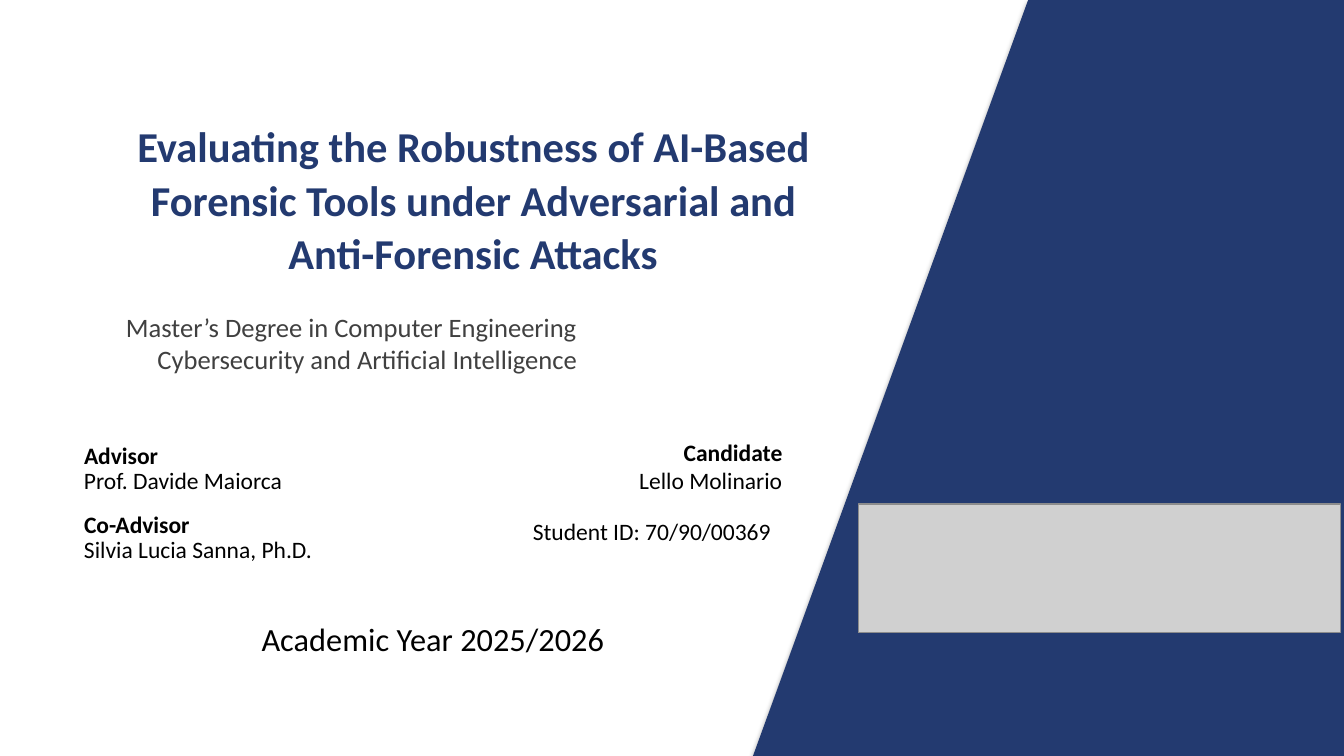
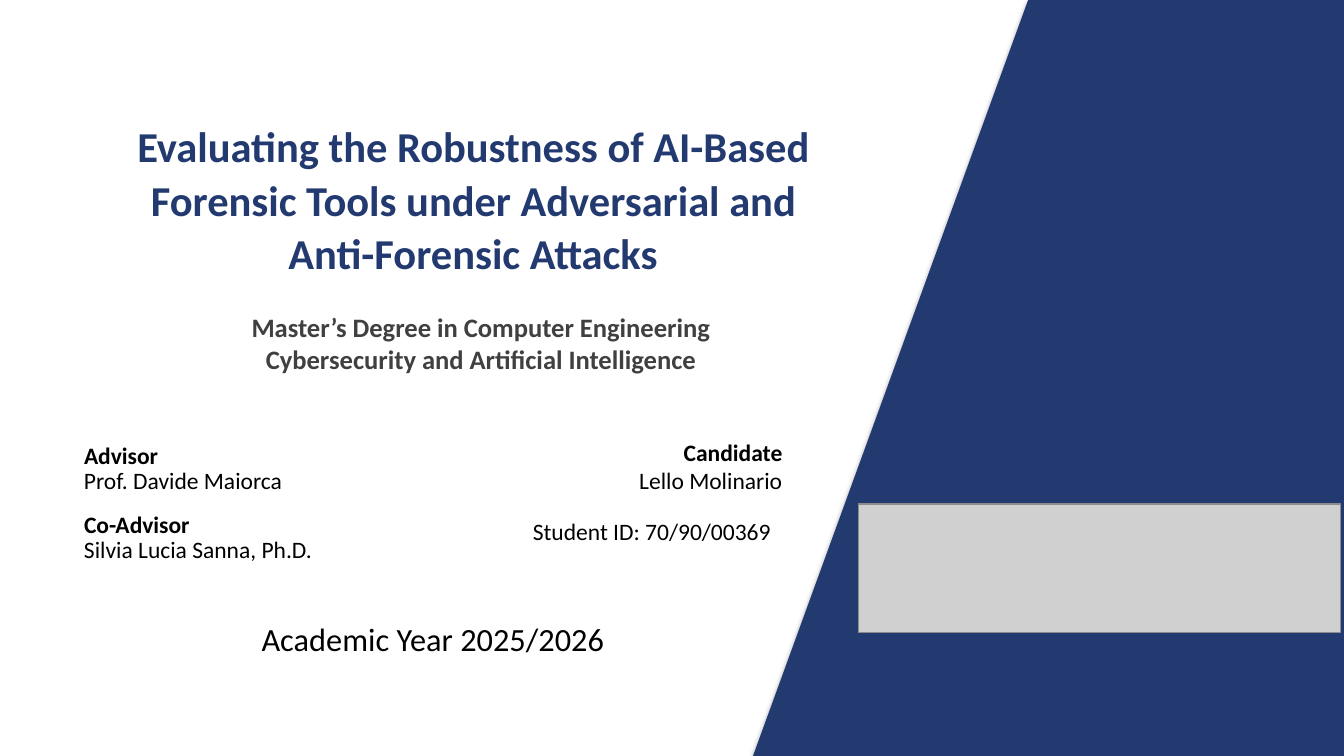
Before and after one commit to lmolinario/Molinario_Thesis_Defense_2026, a slide deck: slide 1 of Molinario_Thesis_Defense_2026_speaker_notes.pptx. Drawn at 1344x756 pixels with LibreOffice and Linux fonts; fonts in the diff are those of the drawing; grey boxes stand for pictures. Boxes give left, top, right and bottom in pixels: in the first picture for what was removed or moved away, otherwise in the second. Text is boxed around its words. In the diff, an @@ line names an element or a change of style, - is before the commit and + after.

```diff
--- a/Molinario_Thesis_Defense_2026_speaker_notes.pptx
+++ b/Molinario_Thesis_Defense_2026_speaker_notes.pptx
@@ text "Master’s Degree in Computer Engineering" at [252, 318, 710, 342]: bold on; alignment left to centre @@
@@ text "Cybersecurity and Artificial Intelligence" at [266, 350, 696, 374]: bold on; alignment left to centre @@
```
Also in this commit, not shown: 1 other file.
